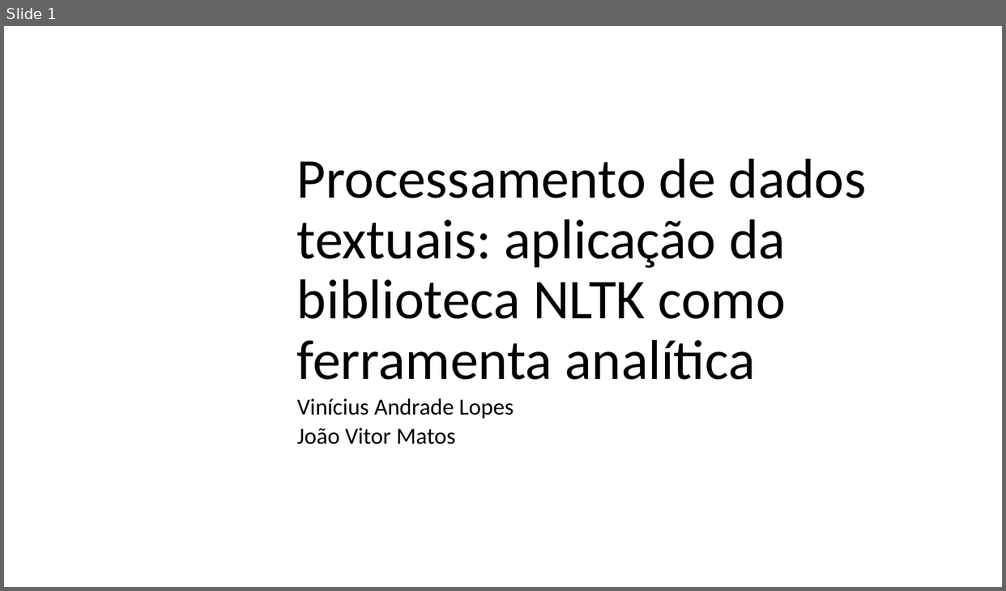
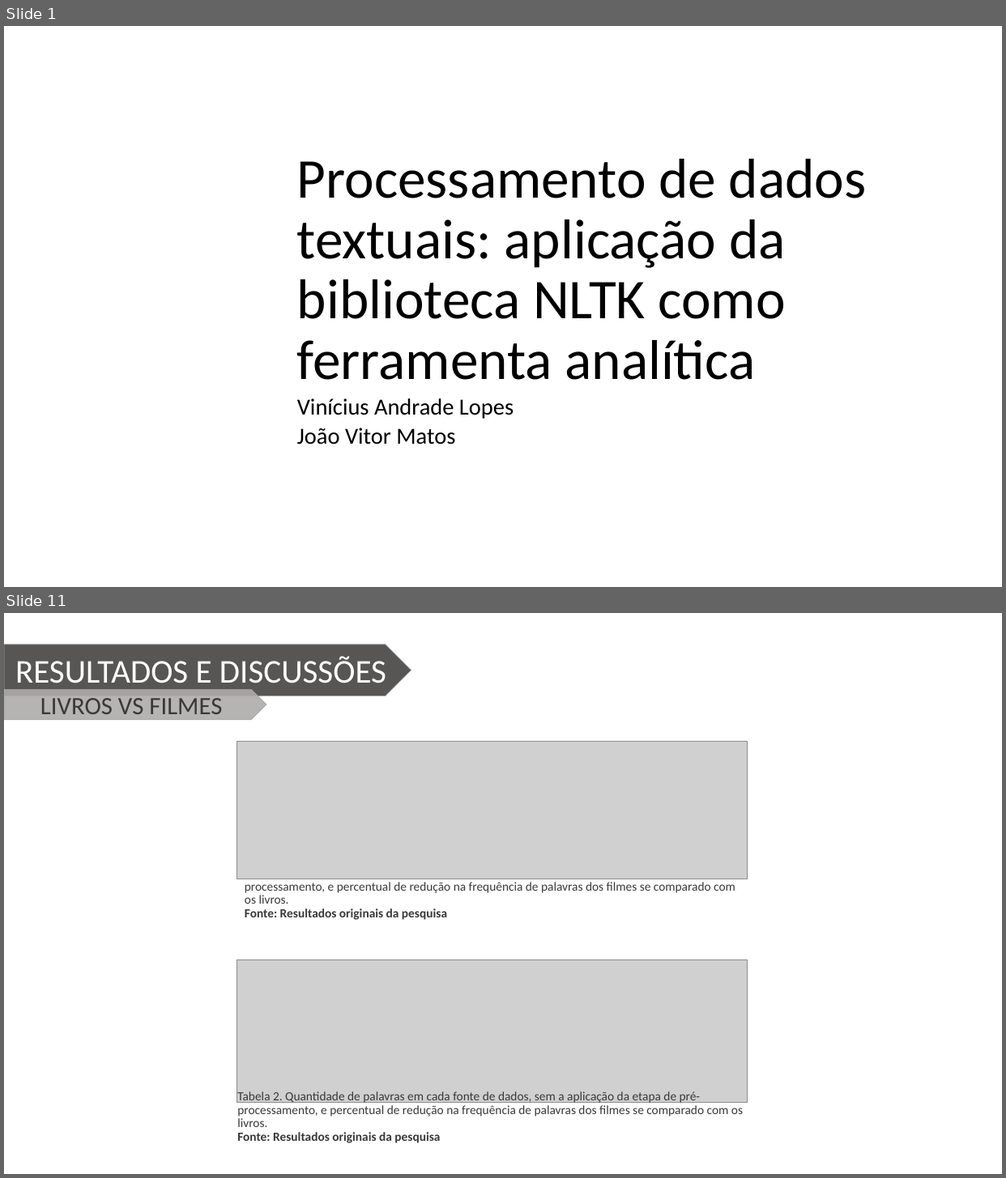
Before and after one commit to Wiryco/Natural-Language-Analysis-And-Processing, a slide deck: Apresentação TCC - Vinícius Andrade Lopes.pptx. Shown one above the other, each under a label of ours: slide 1 before the commit, slides 1 and 11 after it; the slides between them are not shown. The pictures are 1006x591 and 1006x1178 pixels, drawn with LibreOffice and Linux fonts; fonts in the diff are those of the drawing; grey boxes stand for pictures; background and template pictures are left out. Boxes give left, top, right and bottom in pixels: in the first picture for what was removed or moved away, otherwise in the second. Text is boxed around its words. In the diff, an @@ line names an element or a change of style, - is before the commit and + after.

```diff
--- a/Apresentação TCC - Vinícius Andrade Lopes.pptx
+++ b/Apresentação TCC - Vinícius Andrade Lopes.pptx
@@ slide 11 added at (4,613,1002,1174), background picture (left out) @@
@@ pentagon arrow added at (4,645,411,696), fill #3B3838 at 85% opacity, outline #A5A5A5 0.5 pt, 32 pt, text #FFFFFF @@
+RESULTADOS E DISCUSSÕES
@@ pentagon arrow added at (4,689,266,720), fill #AFABAB at 90% opacity, outline #A5A5A5 0.5 pt, 24 pt, text #3B3838 @@
+LIVROS VS FILMES
@@ picture added at (236,741,747,879) @@
@@ text added at (245,879,735,920), 12 pt, text #3B3838 @@
+Tabela 1. Quantidade de palavras em cada fonte de dados, com a aplicação da etapa de pré-processamento, e percentual de redução na frequência de palavras dos filmes se comparado com os livros.
+Fonte: Resultados originais da pesquisa
@@ picture added at (236,960,747,1103) @@
@@ text added at (237,1092,743,1144), 12 pt, text #3B3838 @@
+Tabela 2. Quantidade de palavras em cada fonte de dados, sem a aplicação da etapa de pré-processamento, e percentual de redução na frequência de palavras dos filmes se comparado com os livros.
+Fonte: Resultados originais da pesquisa
```
Also in this commit, not shown: 9 slides changed, 1 other slide added, 2 other files.
